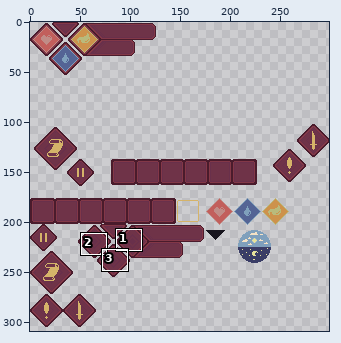
Sprite sheet: Assets/Sprites/HUD sprite.png. Above, an overview of the earlier version with the close-up marked.
Close-up. First the earlier version:
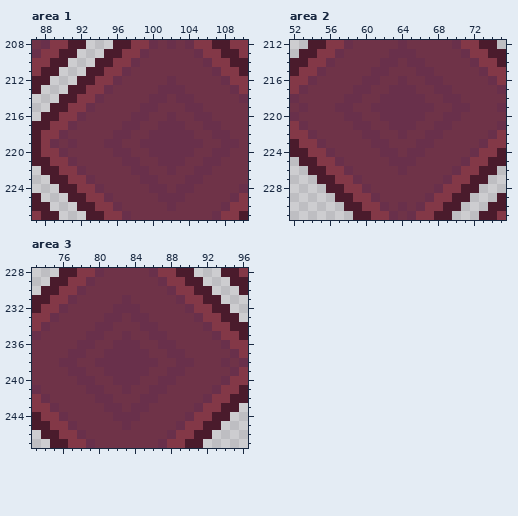
The file is 299x328 pixels. Shown: area 1: x 87..110, y 208..227; area 2: x 52..75, y 212..231; area 3: x 73..96, y 228..247. The wide view leaves out empty margins. The commit also changed other parts of the picture, which this record leaves out.
The same view after the edit:
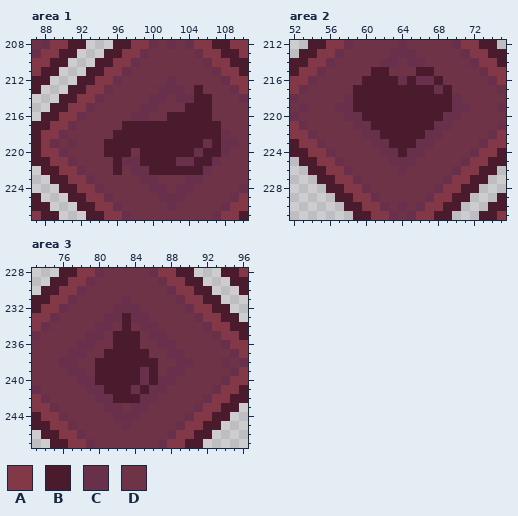
Palette (. is transparent): A #833847  B #4a1b2c  C #69304b  D #6f3348
Change:
Changed rows in their new state; - is an unchanged pixel.
Area 1:
first column x 95:
213 ----------B--
214 ----------BB-
215 ---------BBB-
216 -------BBBBB-
217 --BBBBBBBBBBB
218 -BBBBBBBBBBBB
219 BBBBBBBBBBBCB
220 BBB-BBBBBBCBB
221 -B--BBBB-CBB-
222 -B---BBBBBB--
Area 2:
first column x 59:
215 --BB---BB--
216 -BBBB-BC-B-
217 BBBBBBBBB-B
218 BBBBBBBBBBB
219 BBBBBBBBBBB
220 -BBBBBBBBB-
221 --BBBBBBB--
222 ---BBBBB---
223 ----BBB----
224 -----B-----
Area 3:
first column x 80:
233 ---B---
234 ---B---
235 --BBB--
236 --BBB--
237 -BBBBB-
238 BBBBBBB
239 BBBBB-B
240 BBBBBCB
241 -BBBCB-
242 --BBB--
Where, in picture pixels (left, top, right, bottom), the same in both close-ups:
changed: (104, 85, 221, 175)
changed: (353, 67, 452, 157)
changed: (95, 313, 158, 403)
